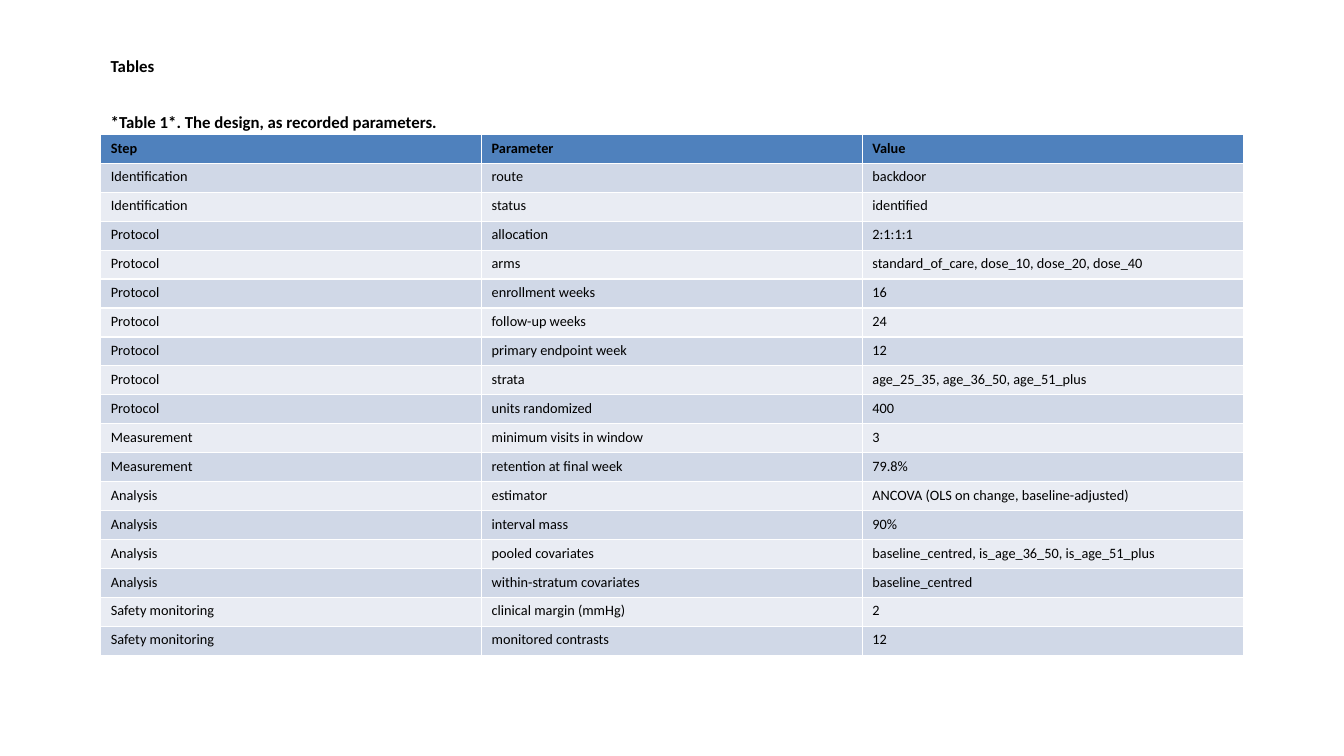
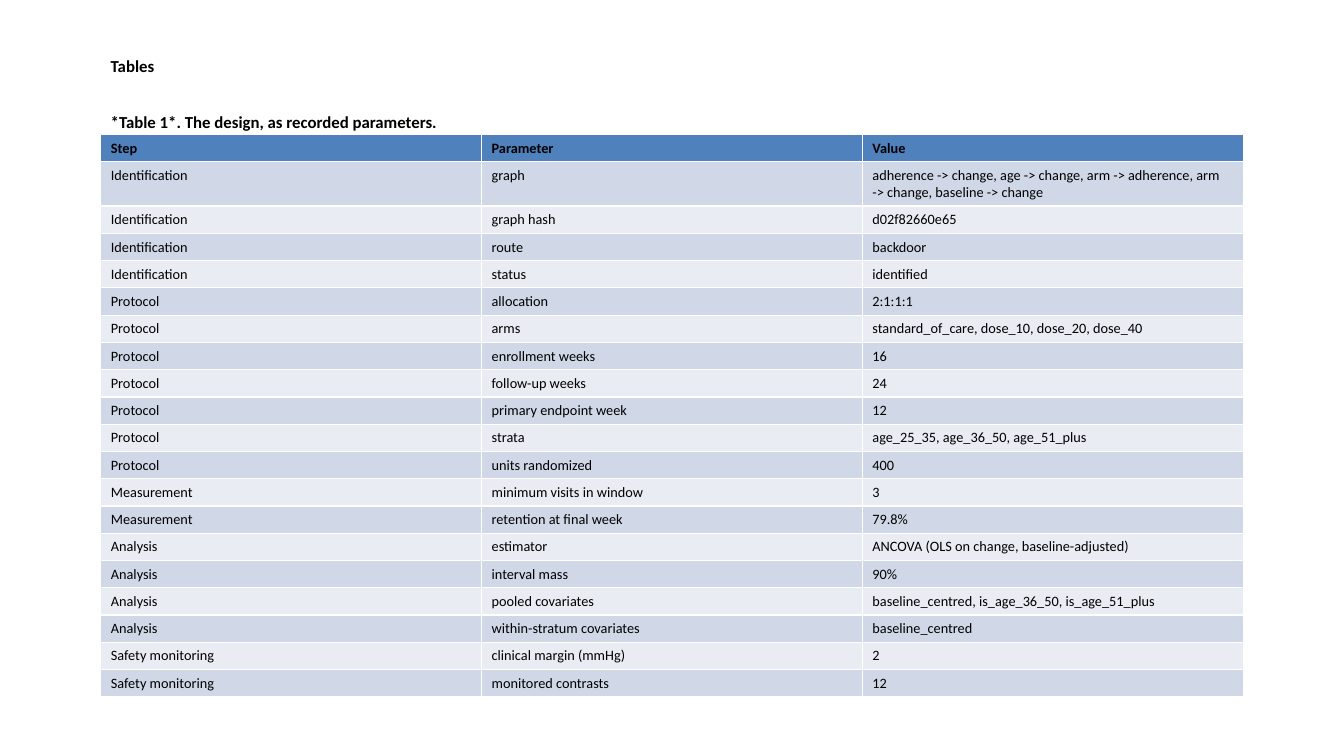
Before and after one commit to redam94/axiom, a slide deck: slide 16 of packages/axiom-dossier/examples/out/hyper3-apa.pptx (slide 14 before the commit). Drawn at 1344x756 pixels with LibreOffice and Linux fonts; fonts in the diff are those of the drawing. Boxes give left, top, right and bottom in pixels: in the first picture for what was removed or moved away, otherwise in the second. Text is boxed around its words. In the diff, an @@ line names an element or a change of style, - is before the commit and + after.

```diff
--- a/packages/axiom-dossier/examples/out/hyper3-apa.pptx
+++ b/packages/axiom-dossier/examples/out/hyper3-apa.pptx
@@ table at box(101, 134, 1244, 695) @@
+row 2: Identification | graph | adherence -> change, age -> change, arm -> adherence, arm -> change, baseline -> change
+row 3: Identification | graph hash | d02f82660e65
```
Also in this commit, not shown: 11 other slides changed, 4 slides added, 1 slide removed, 43 other files.
